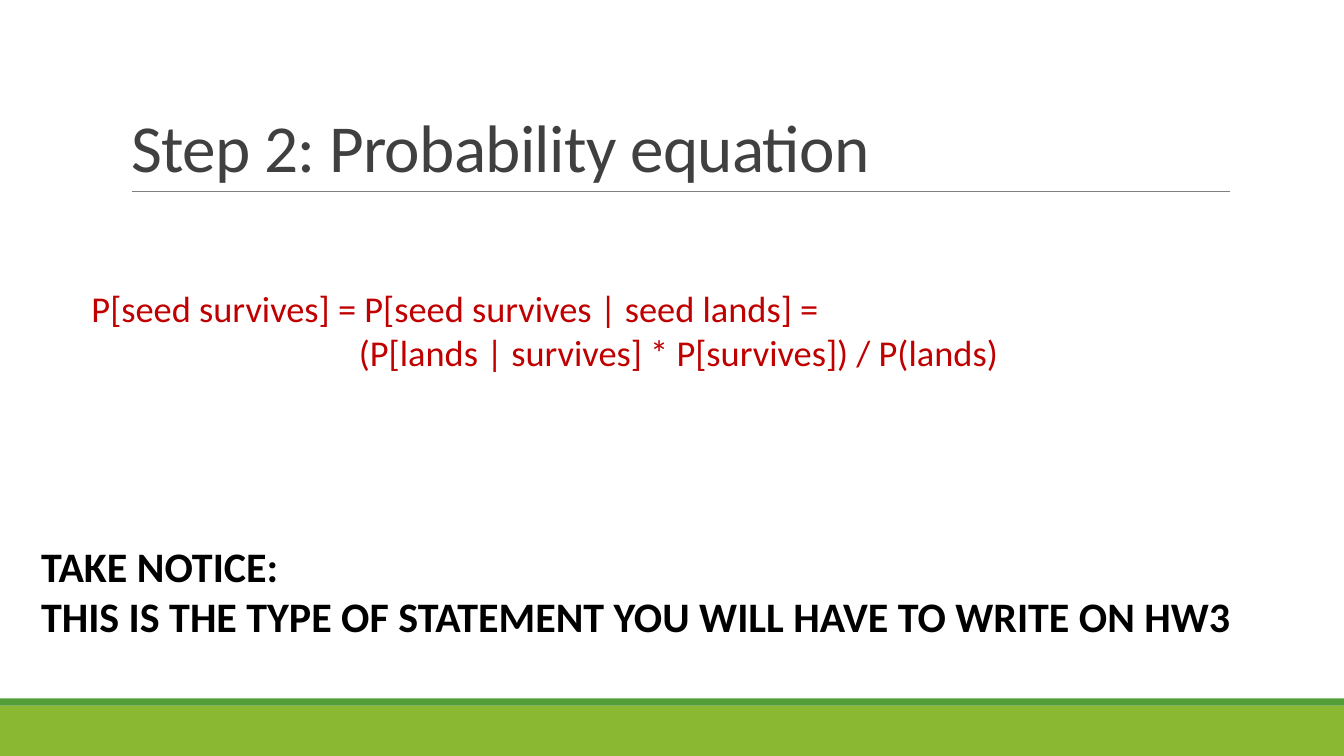
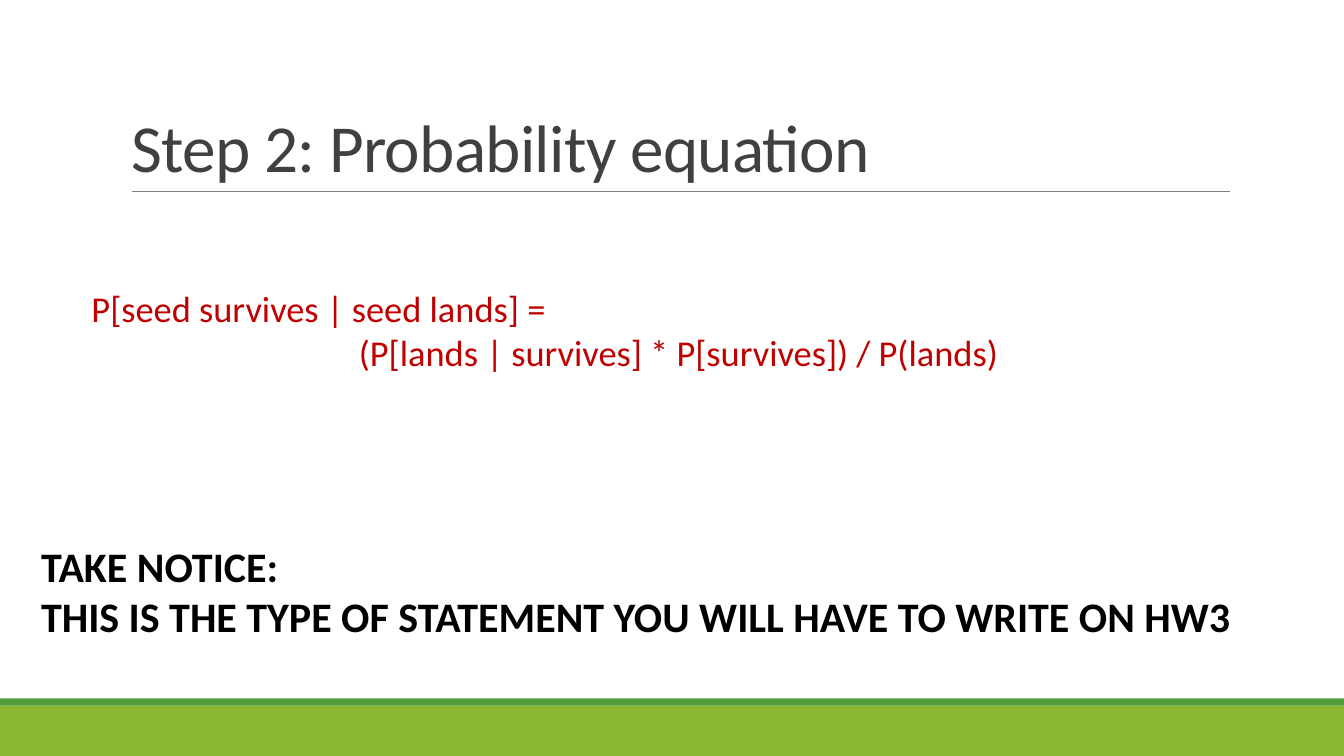
Before and after one commit to sjspielman/bio5312_fall2017, a slide deck: slide 39 of slides/day3_probability.pptx (slide 40 before the commit). Drawn at 1344x756 pixels with LibreOffice and Linux fonts; fonts in the diff are those of the drawing. Boxes give left, top, right and bottom in pixels: in the first picture for what was removed or moved away, otherwise in the second. Text is boxed around its words. In the diff, an @@ line names an element or a change of style, - is before the commit and + after.

```diff
--- a/slides/day3_probability.pptx
+++ b/slides/day3_probability.pptx
@@ text at [91,295,519,327]: text changed @@
-P[seed survives] = P[seed survives | seed lands] =
+P[seed survives | seed lands] =
```
Also in this commit, not shown: 2 other slides changed, 1 slide removed, 1 other file.
